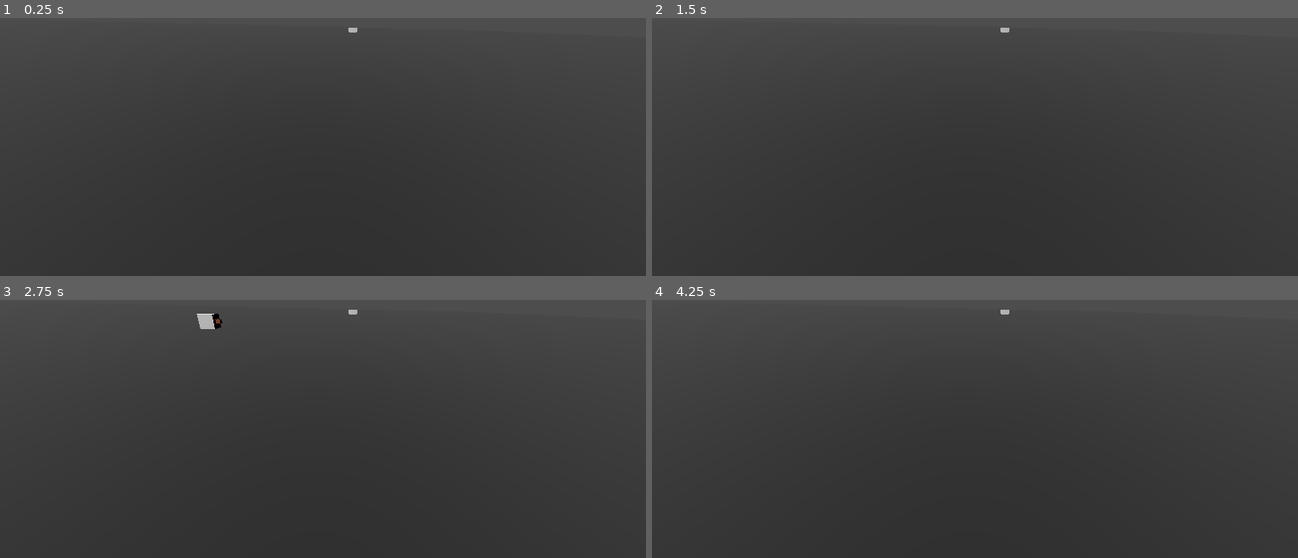
Above: before the commit, frames 1-4 (two rows, left to right).
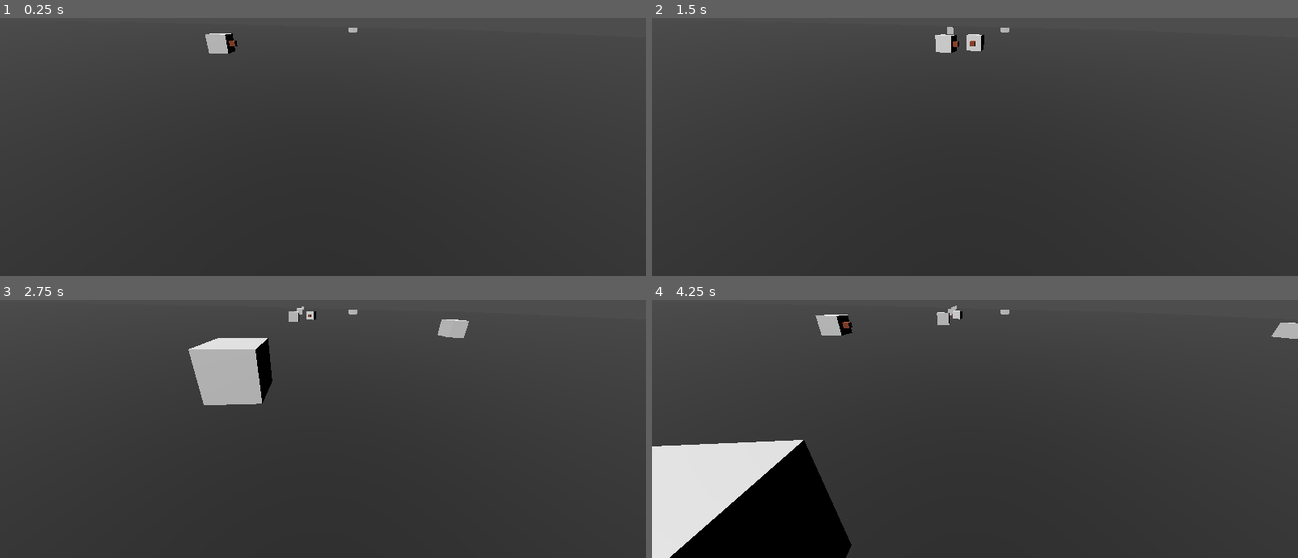
Above: after the commit, the same moments.

Repository: mulboor/kruispuntsimulatie
Game: Godot game, scene res://scenes/spaces/main.tscn
Two runs of this game, one before a commit and one after it. Both use one fixed random seed, a clock stepped at 60 frames per second and the inputs below.
Inputs:
- Up to frame 1 (0.25 s): no input
- Up to frame 2 (1.5 s): no input
- Up to frame 3 (2.75 s): no input
- Up to frame 4 (4.25 s): no input

The runs differ from the first frame. In frame 1, 0.3% of the frame differs, in the area x 31-37%, y 5-14%; in frame 2, 0.4%; in frame 3, 3.5%; in frame 4, 13%, in the area x 0-100%, y 2-100%.

Commit message:
Spawner en physiscs werkt

Diff:
--- a/car.tscn
+++ b/car.tscn
@@ -1,10 +1,12 @@
-[gd_scene load_steps=8 format=3 uid="uid://dbgxwpyniukwv"]
+[gd_scene load_steps=9 format=3 uid="uid://dbgxwpyniukwv"]
 
 [ext_resource type="Script" path="res://scenes/components/road_user_vars.gd" id="1_gfqbc"]
 [ext_resource type="Script" path="res://scripts/states/state base/state_machine.gd" id="2_fbpe4"]
 [ext_resource type="Script" path="res://scripts/states/follow_path.gd" id="3_5p355"]
 [ext_resource type="Script" path="res://scripts/states/crash.gd" id="4_83dcm"]
 [ext_resource type="Script" path="res://scripts/states/delete_self.gd" id="5_1kxum"]
+
+[sub_resource type="PhysicsMaterial" id="PhysicsMaterial_5xtmj"]
 
 [sub_resource type="BoxShape3D" id="BoxShape3D_nk13o"]
 
@@ -32,6 +34,8 @@
 countdown = 1.0
 
 [node name="RigidBody3D" type="RigidBody3D" parent="."]
+mass = 1000.0
+physics_material_override = SubResource("PhysicsMaterial_5xtmj")
 
 [node name="CollisionShape3D" type="CollisionShape3D" parent="RigidBody3D"]
 transform = Transform3D(1, 0, 0, 0, 1, 0, 0, 0, 1, -0.0134912, 0.00443017, 7.62939e-06)
@@ -43,16 +47,3 @@
 material = SubResource("StandardMaterial3D_y2qi2")
 
 [node name="CSGBox3D" type="CSGBox3D" parent="RigidBody3D/CollisionShape3D"]
-
-[node name="RigidBody3D2" type="RigidBody3D" parent="."]
-
-[node name="CollisionShape3D" type="CollisionShape3D" parent="RigidBody3D2"]
-transform = Transform3D(1, 0, 0, 0, 1, 0, 0, 0, 1, -0.0134912, 0.00443017, 7.62939e-06)
-shape = SubResource("BoxShape3D_nk13o")
-
-[node name="CSGBox3D2" type="CSGBox3D" parent="RigidBody3D2/CollisionShape3D"]
-transform = Transform3D(1, 0, 0, 0, 1, 0, 0, 0, 1, 0.0219845, 0, -0.649877)
-size = Vector3(0.3, 0.3, 0.3)
-material = SubResource("StandardMaterial3D_y2qi2")
-
-[node name="CSGBox3D" type="CSGBox3D" parent="RigidBody3D2/CollisionShape3D"]
--- a/scripts/states/follow_path.gd
+++ b/scripts/states/follow_path.gd
@@ -17,6 +17,8 @@
 func enter() -> void:
 	user_vars.path_follow.loop = false
 
+	rigidbody.freeze_mode = RigidBody3D.FREEZE_MODE_KINEMATIC
+	rigidbody.freeze = true
 	rigidbody.contact_monitor = true
 	rigidbody.max_contacts_reported = 10
 	rigidbody.body_entered.connect(on_body_entered)
@@ -24,11 +26,6 @@
 	follow_path = true
 
 func physics_update(_delta: float) -> void:
-	print(rigidbody.linear_velocity)
-	if frame == 0 || frame % 2 == 0:
-		current_pos = user_vars.path_follow.global_position
-	else:
-		last_pos = user_vars.path_follow.global_position
 
 	# Laat snelheid toenemen tot de max_speed.
 	if follow_path:
@@ -42,8 +39,8 @@
 
 	# Zet de positie van de auto gelijk aan die van de path_follow.
 	# Niet op de y want dan zou het de grond in gaan.
-	rigidbody.linear_velocity.z = (current_pos.z - last_pos.z) / _delta
-	rigidbody.linear_velocity.x = user_vars.path_follow.global_position.x
+	rigidbody.global_position.z = user_vars.path_follow.global_position.z
+	rigidbody.global_position.x = user_vars.path_follow.global_position.x
 	rigidbody.global_rotation = user_vars.path_follow.global_rotation
 
 	# Verwijder de auto als het pad voltooid is
--- a/scripts/states/state base/state_machine.gd
+++ b/scripts/states/state base/state_machine.gd
@@ -31,7 +31,7 @@
 	if state != current_state:
 		return
 
-	var new_state = states.get(new_state_name.to_lower())
+	var new_state: State = states.get(new_state_name.to_lower())
 	if new_state == null:
 		return
 
